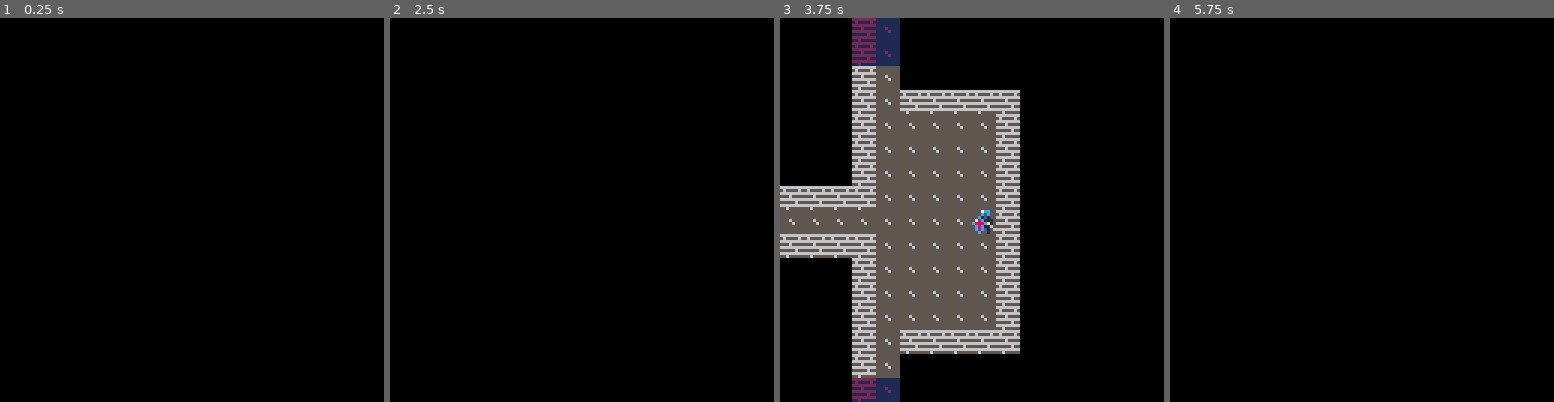
Above: before the commit, frames 1-4 (left to right).
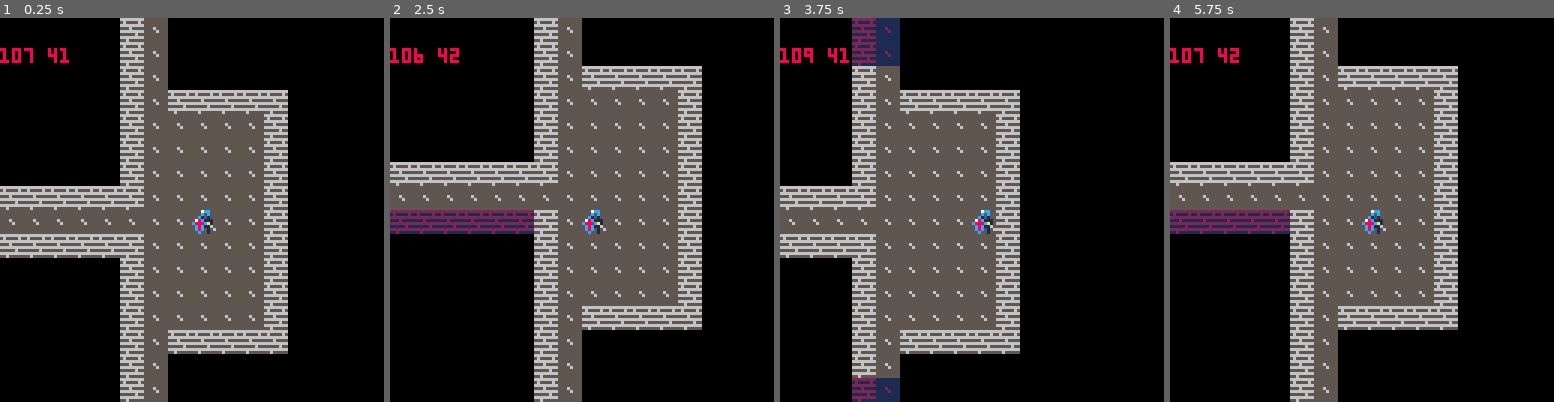
Above: after the commit, the same moments.

Repository: m-r-hunt/Pico-8-Carts
Game: PICO-8 cartridge rlt2021/cart.p8
Same seed, same stepped clock (60 frames per second), same inputs: the game is played once before the commit and once after it.
Inputs:
- Up to frame 1 (0.25 s): no input
- Up to frame 2 (2.5 s): hold Left 1.97-2.37 s; hold Down from 2.42 s (still down)
- Up to frame 3 (3.75 s): release Down at 2.82 s; hold Right 2.87-3.53 s; hold Up from 3.58 s (still down)
- Up to frame 4 (5.75 s): release Up at 4.08 s; hold Right 4.13-4.53 s; hold Down 4.58-5.08 s; hold Left from 5.13 s (still down)

The runs differ from the first frame. In frame 1, 40% of the frame differs, in the area x 0-75%, y 0-100%; in frame 2, 41%, in the area x 0-82%, y 0-100%; in frame 3, 0.3%; in frame 4, 40%.

Commit message:
Fix unpacking related bug

Diff:
--- a/rlt2021/core.trm.lua
+++ b/rlt2021/core.trm.lua
@@ -28,8 +28,12 @@
 	end,
 	__eq=function(self,other)
 		return self[1]==other[1] and self[2]==other[2]
+	end,
+	unpack=function(self)
+		return self[1],self[2]
 	end
 }
+V2.__index=V2
 local function makeV2(t,x,y)
 	return setmetatable({x,y},t)
 end
--- a/rlt2021/flow.trm.lua
+++ b/rlt2021/flow.trm.lua
@@ -22,7 +22,7 @@
 end
 
 local function blocks_fov(pos)
-	return fget(mget(unpack(pos)),1)
+	return fget(mget(pos:unpack()),1)
 end
 
 local function main()
@@ -73,7 +73,7 @@
 local function _draw()
 	cls()
 
-	camera(unpack(player.pos*8-{64,64}))
+	camera((player.pos*8-{64,64}):unpack())
 
 	game_map:draw(player.pos,memory,fov_map)
 
@@ -85,4 +85,5 @@
 
 	camera()
 	print(message,0,0,7)
+	print(player.pos[1].." "..player.pos[2],0,10,8)
 end
--- a/rlt2021/fov.trm.lua
+++ b/rlt2021/fov.trm.lua
@@ -121,7 +121,7 @@
 
 	local real_x=x*dx
 	local real_y=y*dy
-	local real_pos={pos[1]+real_x,pos[2]+real_y}
+	local real_pos=V2(pos[1]+real_x,pos[2]+real_y)
 
 	fov:add(real_pos,true)
 
--- a/rlt2021/gameplay.trm.lua
+++ b/rlt2021/gameplay.trm.lua
@@ -59,7 +59,7 @@
 
 	moveTowards=function(self,tpos,entities)
 		local path=pathfind(self.pos,tpos,blocks)
-		if path and #path>=3 and not getBlockingEntitiesAt(unpack(path[2])) then
+		if path and #path>=3 and not getBlockingEntitiesAt(path[2]:unpack()) then
 			self:move(path[2])
 		end
 	end,
--- a/rlt2021/map.trm.lua
+++ b/rlt2021/map.trm.lua
@@ -9,7 +9,7 @@
 
 GameMap=Class{
 	isBlocked=function(self,pos)
-		return fget(mget(unpack(pos)),0)
+		return fget(mget(pos:unpack()),0)
 	end,
 
 	draw=function(self,c,memory,fov)
Not shown, changed: rlt2021/core.trm
Not shown, changed: rlt2021/flow.trm
Not shown, changed: rlt2021/fov.trm
Not shown, changed: rlt2021/gameplay.trm
Not shown, changed: rlt2021/map.trm
